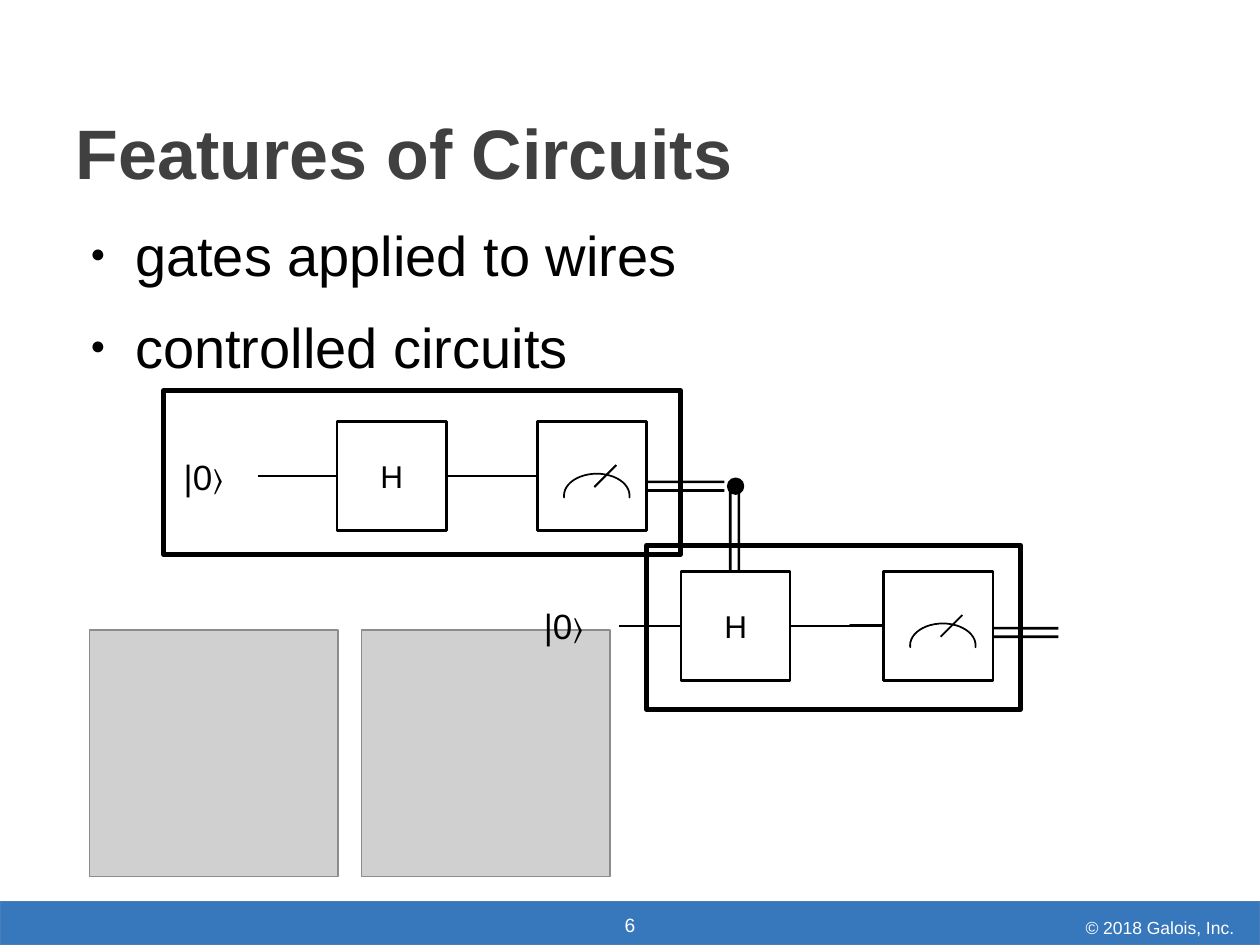
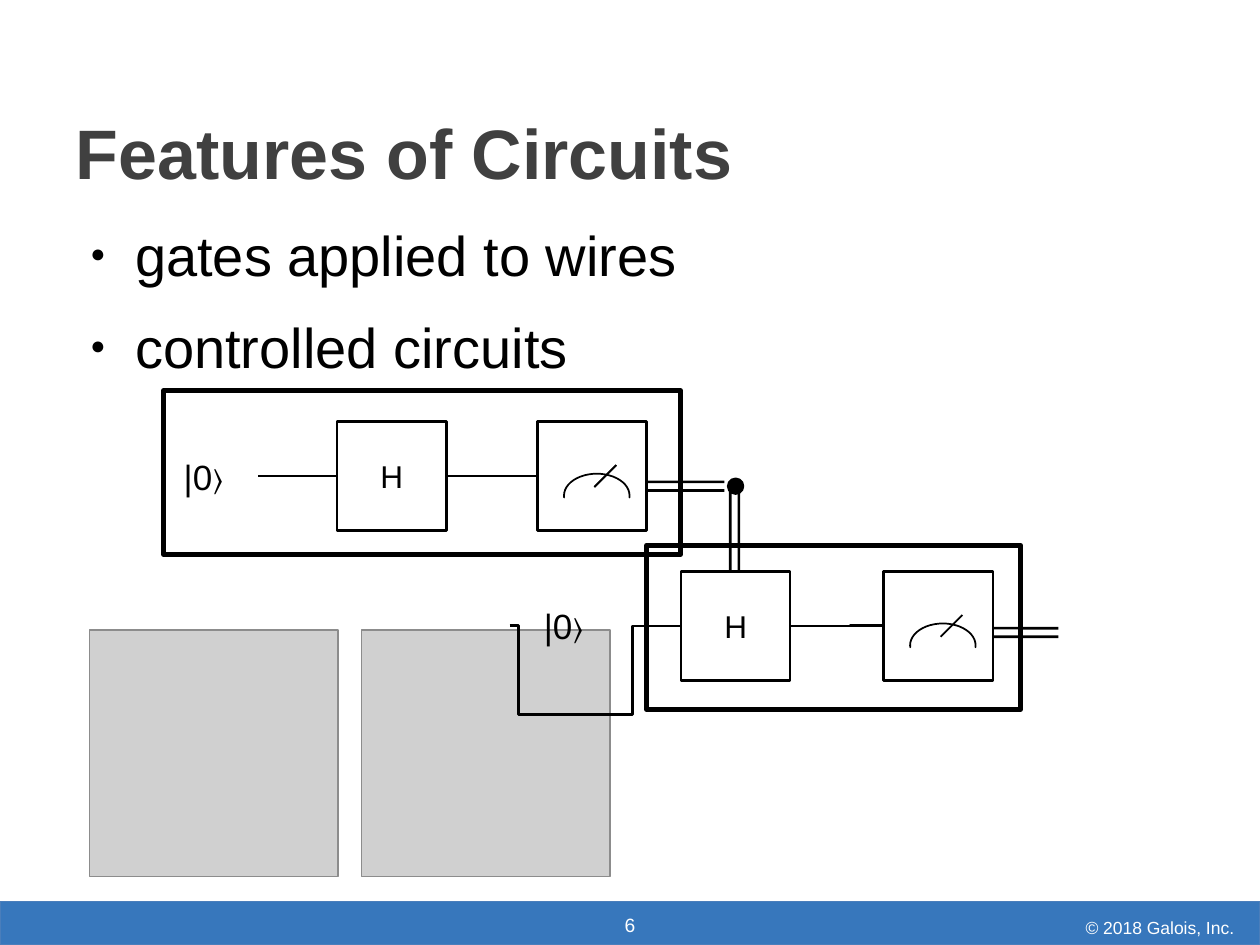
Before and after one commit to jpaykin/jpaykin.github.io, a slide deck: slide 6 of talks/PNNL.odp. Drawn at 1260x945 pixels with LibreOffice and Linux fonts; fonts in the diff are those of the drawing; grey boxes stand for pictures; background and template pictures are left out. Boxes give left, top, right and bottom in pixels: in the first picture for what was removed or moved away, otherwise in the second. Text is boxed around its words. In the diff, an @@ line names an element or a change of style, - is before the commit and + after.

```diff
--- a/talks/PNNL.odp
+++ b/talks/PNNL.odp
@@ elbow line moved from (619, 626) - (682, 626) to (509, 626) - (682, 626) @@
```
Also in this commit, not shown: 1 other slide changed, 4 other files.
